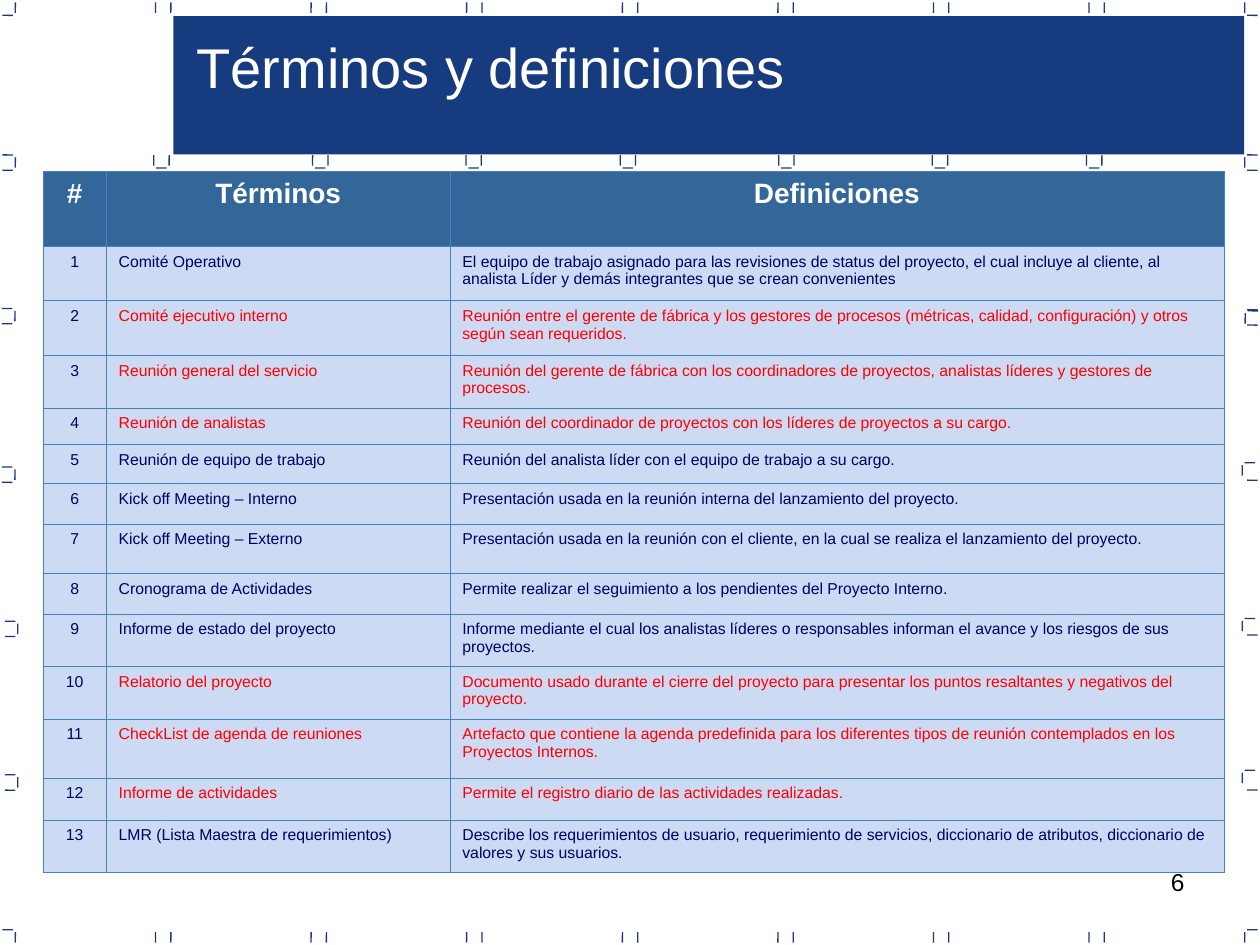
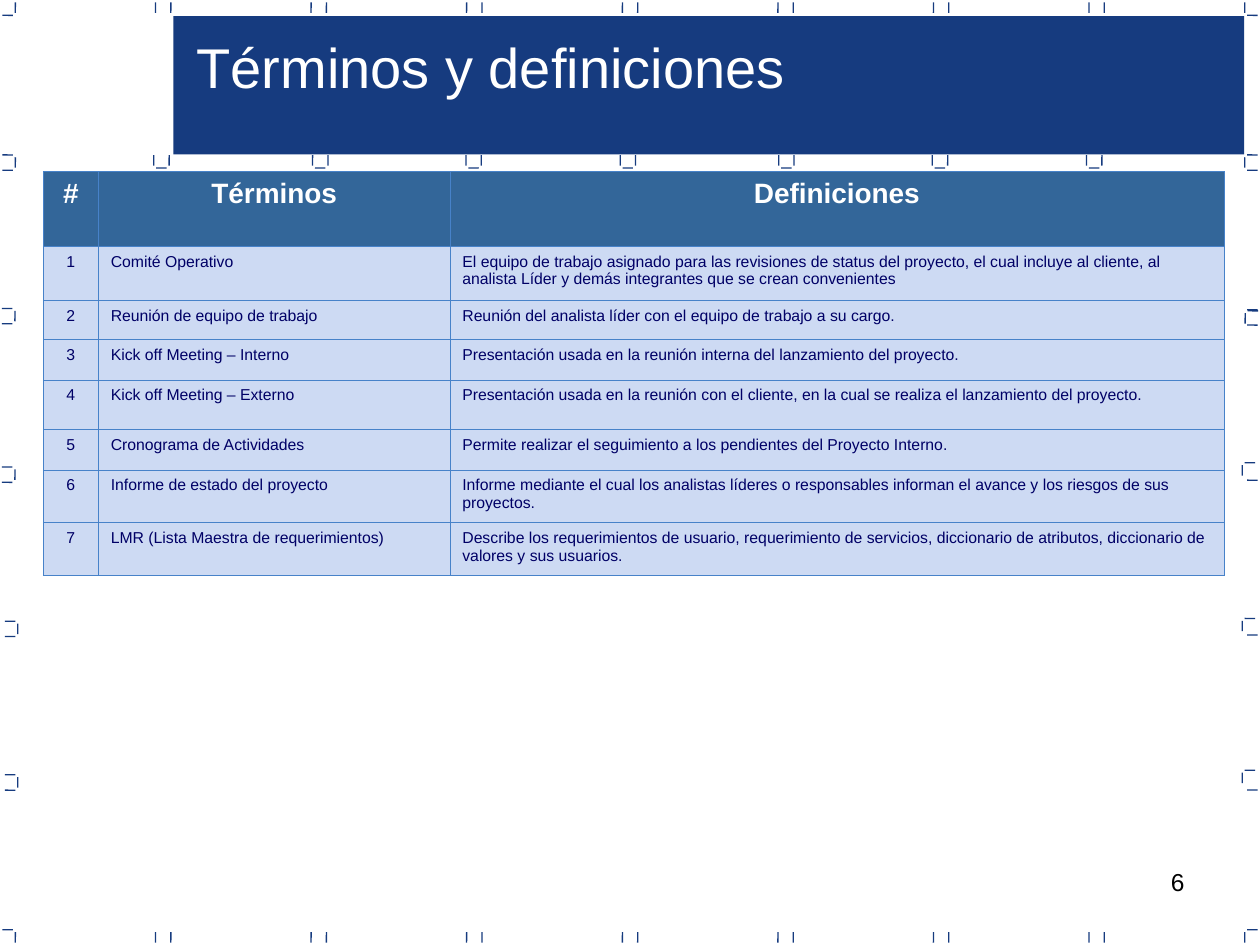
Before and after one commit to joansafr/Dev90PlusPlus, a slide deck: slide 6 of Area PP_PMC/7.0.1.23 Proceso de gestion de proyectos.ppt. Drawn at 1260x945 pixels with LibreOffice and Linux fonts; fonts in the diff are those of the drawing. Boxes give left, top, right and bottom in pixels: in the first picture for what was removed or moved away, otherwise in the second. Text is boxed around its words. In the diff, an @@ line names an element or a change of style, - is before the commit and + after.

Commit message:
Area PP_PMC
Se actualizo la ppt de proceso de gestion y se indico los puntos a
completar/mejorar del Plan de Proyecto (Titulo de color rojo).

```diff
--- a/Area PP_PMC/7.0.1.23 Proceso de gestion de proyectos.ppt
+++ b/Area PP_PMC/7.0.1.23 Proceso de gestion de proyectos.ppt
@@ table at [43, 171, 1223, 575] @@
-row 3: 2 | Comité ejecutivo interno | Reunión entre el gerente de fábrica y los gestores de procesos (métricas, calidad, configuración) y otros según sean requeridos.
-row 4: 3 | Reunión general del servicio | Reunión del gerente de fábrica con los coordinadores de proyectos, analistas líderes y gestores de procesos.
-row 5: 4 | Reunión de analistas | Reunión del coordinador de proyectos con los líderes de proyectos a su cargo.
-row 6: 5 | Reunión de equipo de trabajo | Reunión del analista líder con el equipo de trabajo a su cargo.
-row 7: 6 | Kick off Meeting – Interno | Presentación usada en la reunión interna del lanzamiento del proyecto.
-row 8: 7 | Kick off Meeting – Externo | Presentación usada en la reunión con el cliente, en la cual se realiza el lanzamiento del proyecto.
-row 9: 8 | Cronograma de Actividades | Permite realizar el seguimiento a los pendientes del Proyecto Interno.
-row 10: 9 | Informe de estado del proyecto | Informe mediante el cual los analistas líderes o responsables informan el avance y los riesgos de sus proyectos.
-row 11: 10 | Relatorio del proyecto | Documento usado durante el cierre del proyecto para presentar los puntos resaltantes y negativos del proyecto.
-row 12: 11 | CheckList de agenda de reuniones | Artefacto que contiene la agenda predefinida para los diferentes tipos de reunión contemplados en los Proyectos Internos.
-row 13: 12 | Informe de actividades | Permite el registro diario de las actividades realizadas.
-row 14: 13 | LMR (Lista Maestra de requerimientos) | Describe los requerimientos de usuario, requerimiento de servicios, diccionario de atributos, diccionario de valores y sus usuarios.
+row 3: 2 | Reunión de equipo de trabajo | Reunión del analista líder con el equipo de trabajo a su cargo.
+row 4: 3 | Kick off Meeting – Interno | Presentación usada en la reunión interna del lanzamiento del proyecto.
+row 5: 4 | Kick off Meeting – Externo | Presentación usada en la reunión con el cliente, en la cual se realiza el lanzamiento del proyecto.
+row 6: 5 | Cronograma de Actividades | Permite realizar el seguimiento a los pendientes del Proyecto Interno.
+row 7: 6 | Informe de estado del proyecto | Informe mediante el cual los analistas líderes o responsables informan el avance y los riesgos de sus proyectos.
+row 8: 7 | LMR (Lista Maestra de requerimientos) | Describe los requerimientos de usuario, requerimiento de servicios, diccionario de atributos, diccionario de valores y sus usuarios.
```
Also in this commit, not shown: 19 other slides changed, 1 other file.
